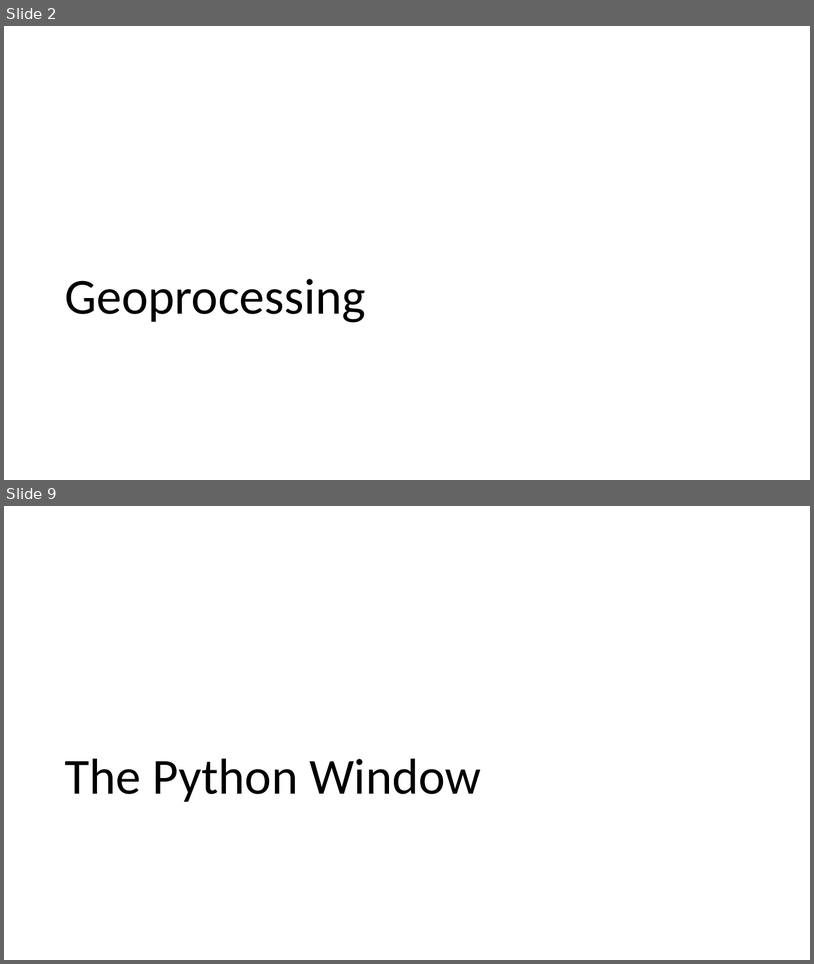
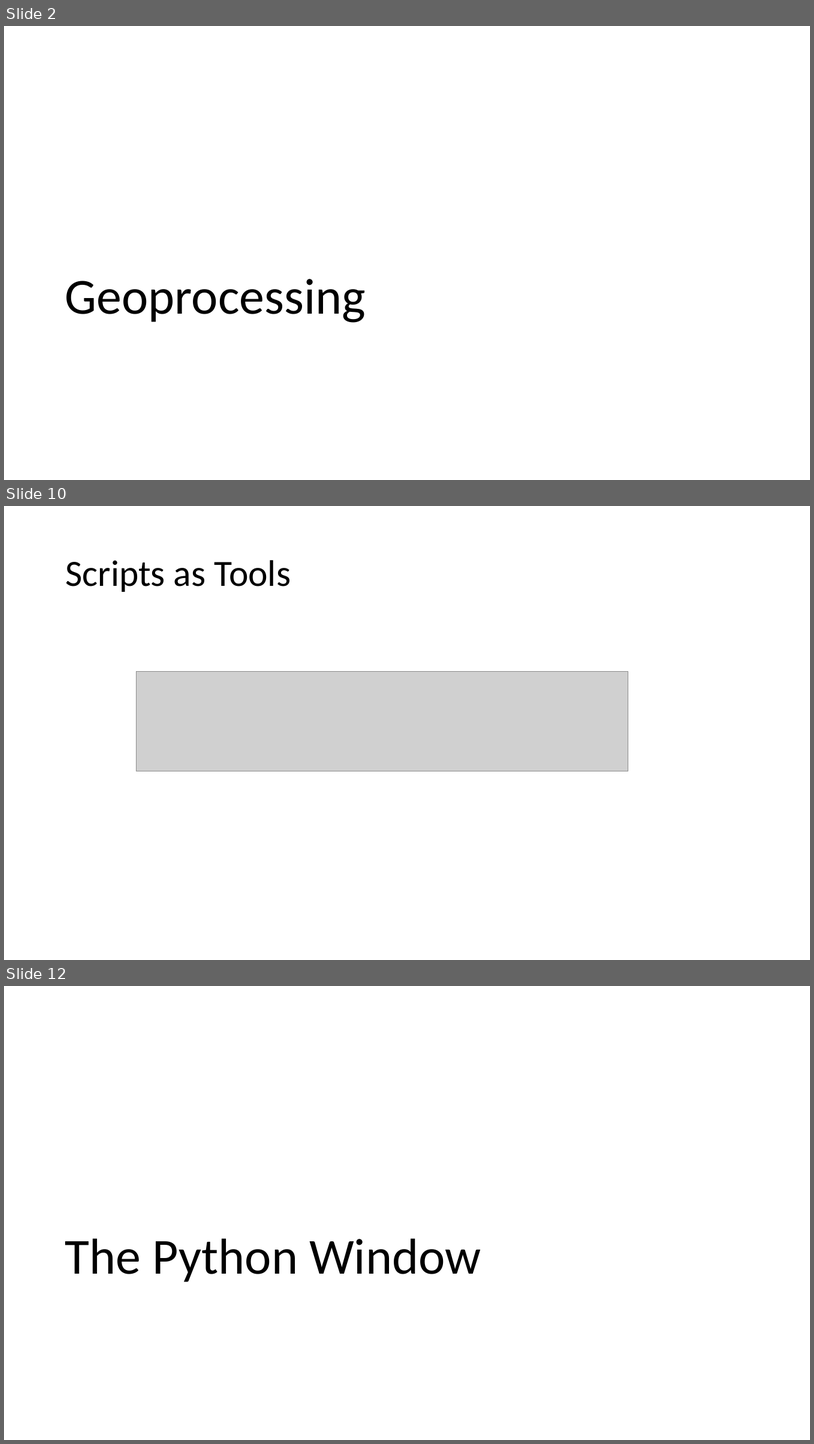
Before and after one commit to gbrunner/programming-for-gis-and-rs, a slide deck: Week_2/Lecture_1_Geoprocessing_and_Python_Window.pptx. Shown one above the other, each under a label of ours: slides 2 and 9 before the commit, slides 2, 10 and 12 after it; the slides between them are not shown. The pictures are 814x964 and 814x1444 pixels, drawn with LibreOffice and Linux fonts; fonts in the diff are those of the drawing; grey boxes stand for pictures. Boxes give left, top, right and bottom in pixels: in the first picture for what was removed or moved away, otherwise in the second. Text is boxed around its words. In the diff, an @@ line names an element or a change of style, - is before the commit and + after.

```diff
--- a/Week_2/Lecture_1_Geoprocessing_and_Python_Window.pptx
+++ b/Week_2/Lecture_1_Geoprocessing_and_Python_Window.pptx
@@ slide 10 added at (4, 506, 810, 960), background #FFFFFF @@
@@ title added at (65, 560, 291, 592), 44 pt, text #000000 @@
+Scripts as Tools
@@ picture added at (137, 672, 629, 771) @@
@@ what was slide 9 is now slide 12 @@
```
Also in this commit, not shown: 7 slides changed, 9 other slides added, 3 slides removed, 1 other file.
